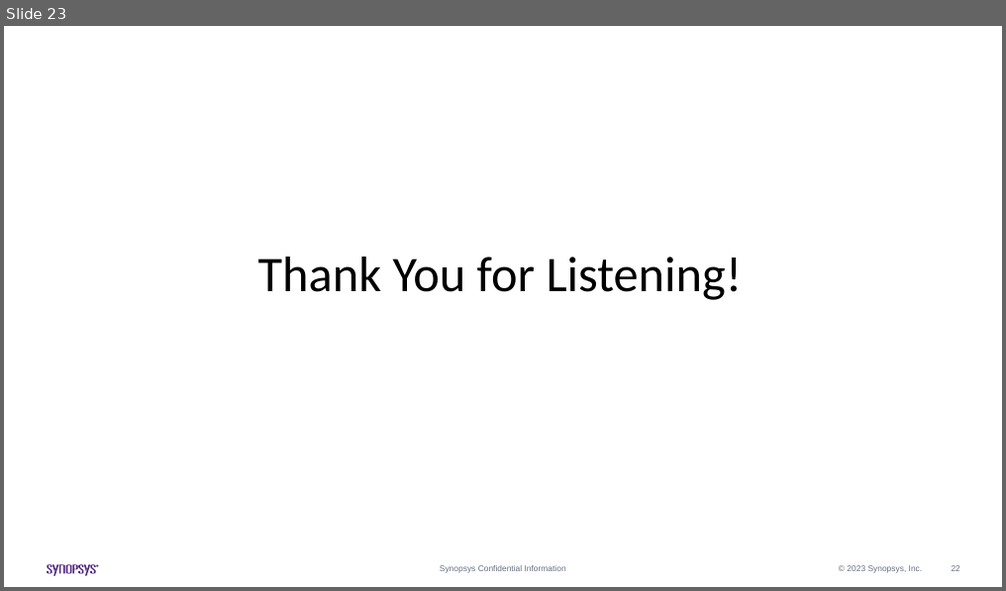
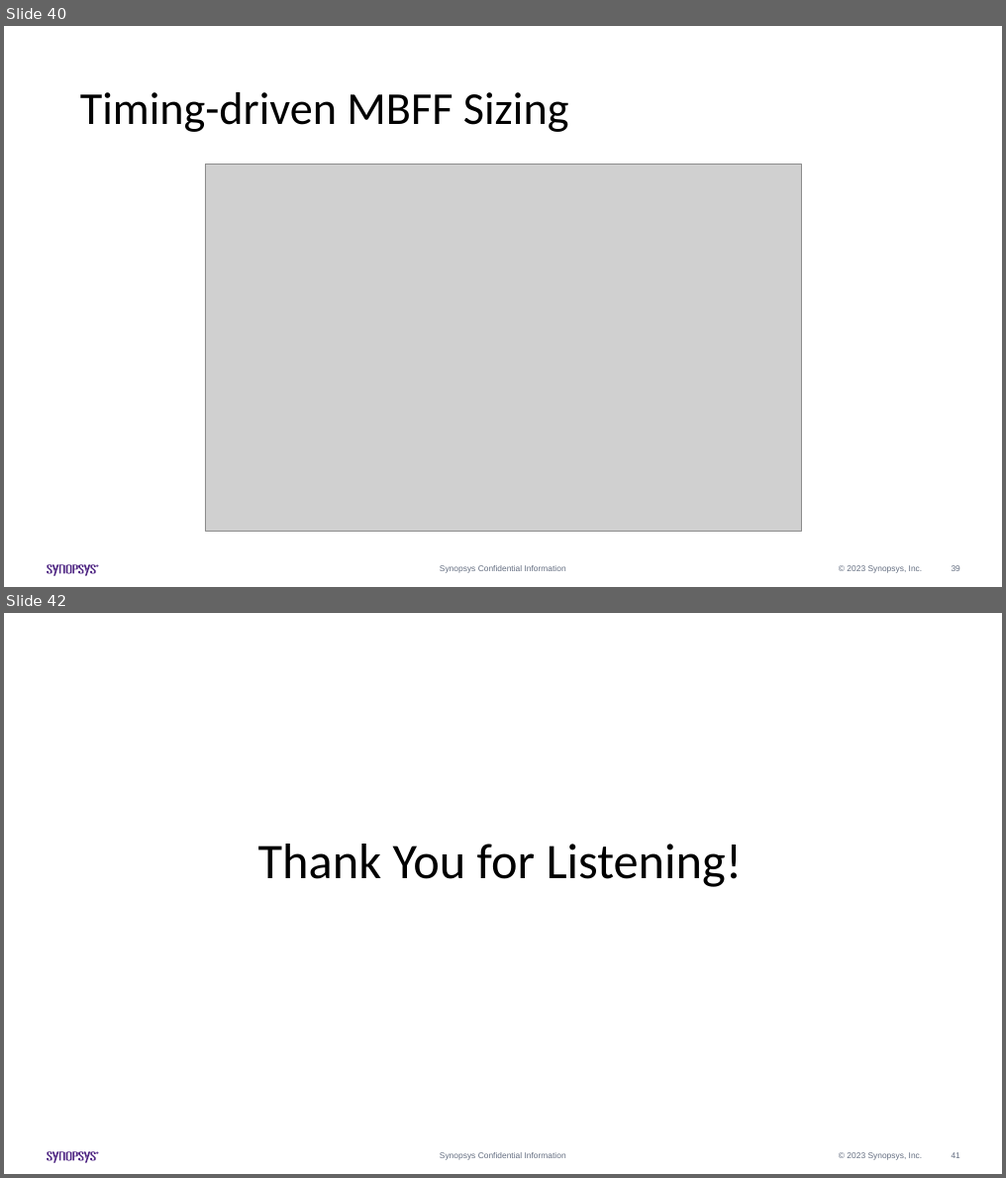
Before and after one commit to Pacific-Feng-Studuies/Studied-Papers, a slide deck: Synopsys Intern/Generation of Mixed-Driving Multi-Bit Flip-Flops for Power/Generation of Mixed-Driving Multi-Bit Flip-Flops for Power.pptx. Shown one above the other, each under a label of ours: slide 23 before the commit, slides 40 and 42 after it; the slides between them are not shown. The pictures are 1006x591 and 1006x1178 pixels, drawn with LibreOffice and Linux fonts; fonts in the diff are those of the drawing; grey boxes stand for pictures. Boxes give left, top, right and bottom in pixels: in the first picture for what was removed or moved away, otherwise in the second. Text is boxed around its words. In the diff, an @@ line names an element or a change of style, - is before the commit and + after.

```diff
--- a/Synopsys Intern/Generation of Mixed-Driving Multi-Bit Flip-Flops for Power/Generation of Mixed-Driving Multi-Bit Flip-Flops for Power.pptx
+++ b/Synopsys Intern/Generation of Mixed-Driving Multi-Bit Flip-Flops for Power/Generation of Mixed-Driving Multi-Bit Flip-Flops for Power.pptx
@@ slide 40 added at box(4, 26, 1002, 587), background #FFFFFF; not listed: 14 template elements that a slide beside it also shows @@
@@ title added at box(80, 92, 569, 132), 44 pt, text #000000 @@
+Timing-driven MBFF Sizing
@@ picture added at box(205, 165, 801, 531) @@
@@ what was slide 23 is now slide 42 @@
@@ page number at box(951, 1153, 960, 1158): text changed @@
-22
+41
```
Also in this commit, not shown: 1 slide changed, 18 other slides added.
